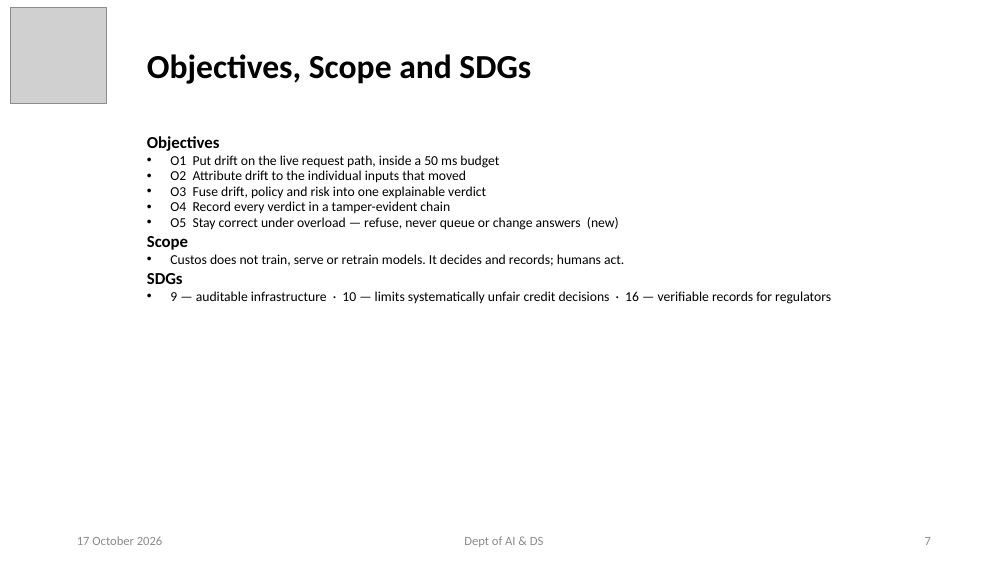
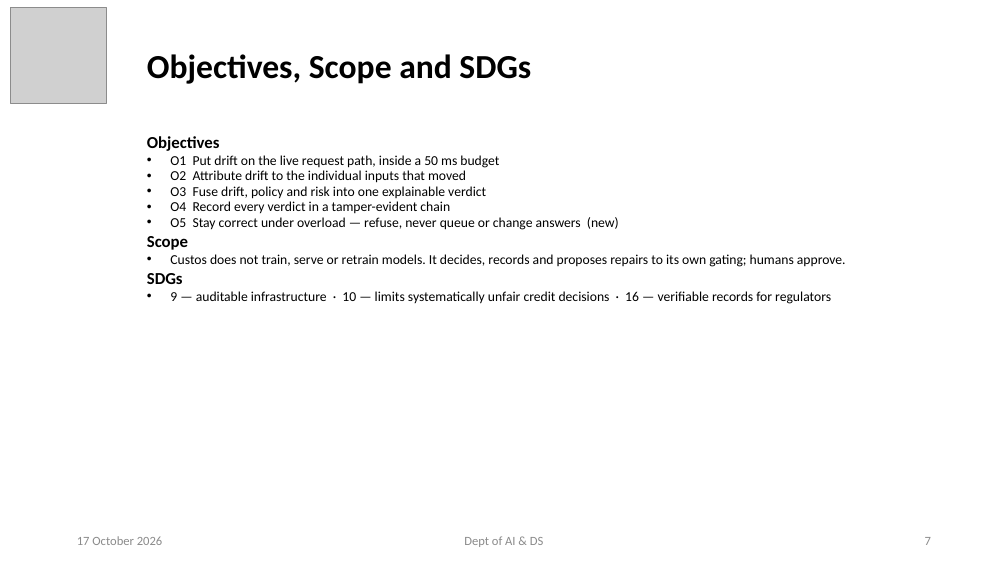
Before and after one commit to ayushpandey0201/custos, a slide deck: slide 7 of docs/presentations/Custos_Phase2_Review2.pptx. Drawn at 1008x567 pixels with LibreOffice and Linux fonts; fonts in the diff are those of the drawing; grey boxes stand for pictures. Boxes give left, top, right and bottom in pixels: in the first picture for what was removed or moved away, otherwise in the second. Text is boxed around its words. In the diff, an @@ line names an element or a change of style, - is before the commit and + after.

```diff
--- a/docs/presentations/Custos_Phase2_Review2.pptx
+++ b/docs/presentations/Custos_Phase2_Review2.pptx
@@ subtitle at [170,254,846,267]: text changed @@
-• Custos does not train, serve or retrain models. It decides and records; humans act.
+• Custos does not train, serve or retrain models. It decides, records and proposes repairs to its own gating; humans approve.
```
Also in this commit, not shown: 6 other slides changed, 8 other files.
